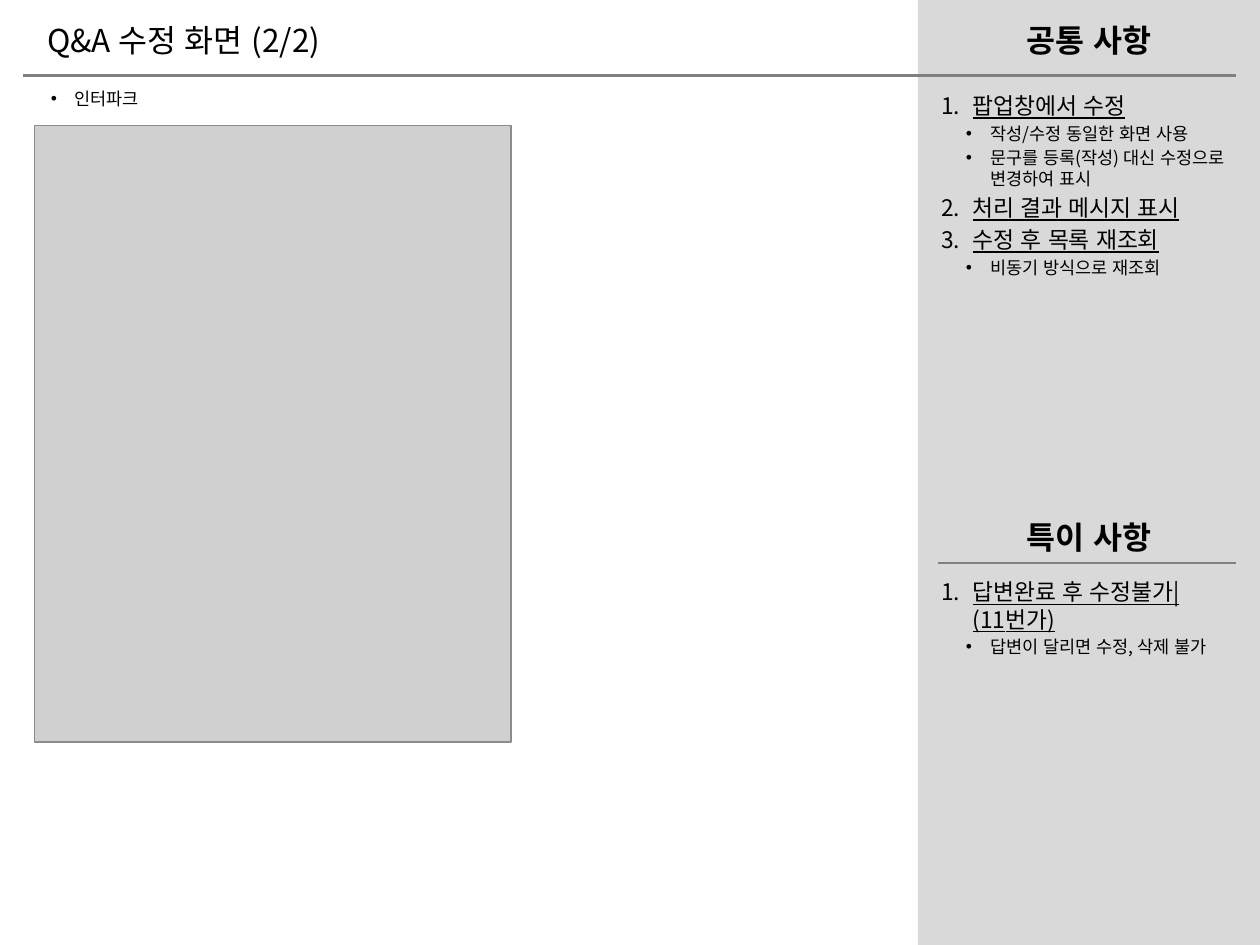
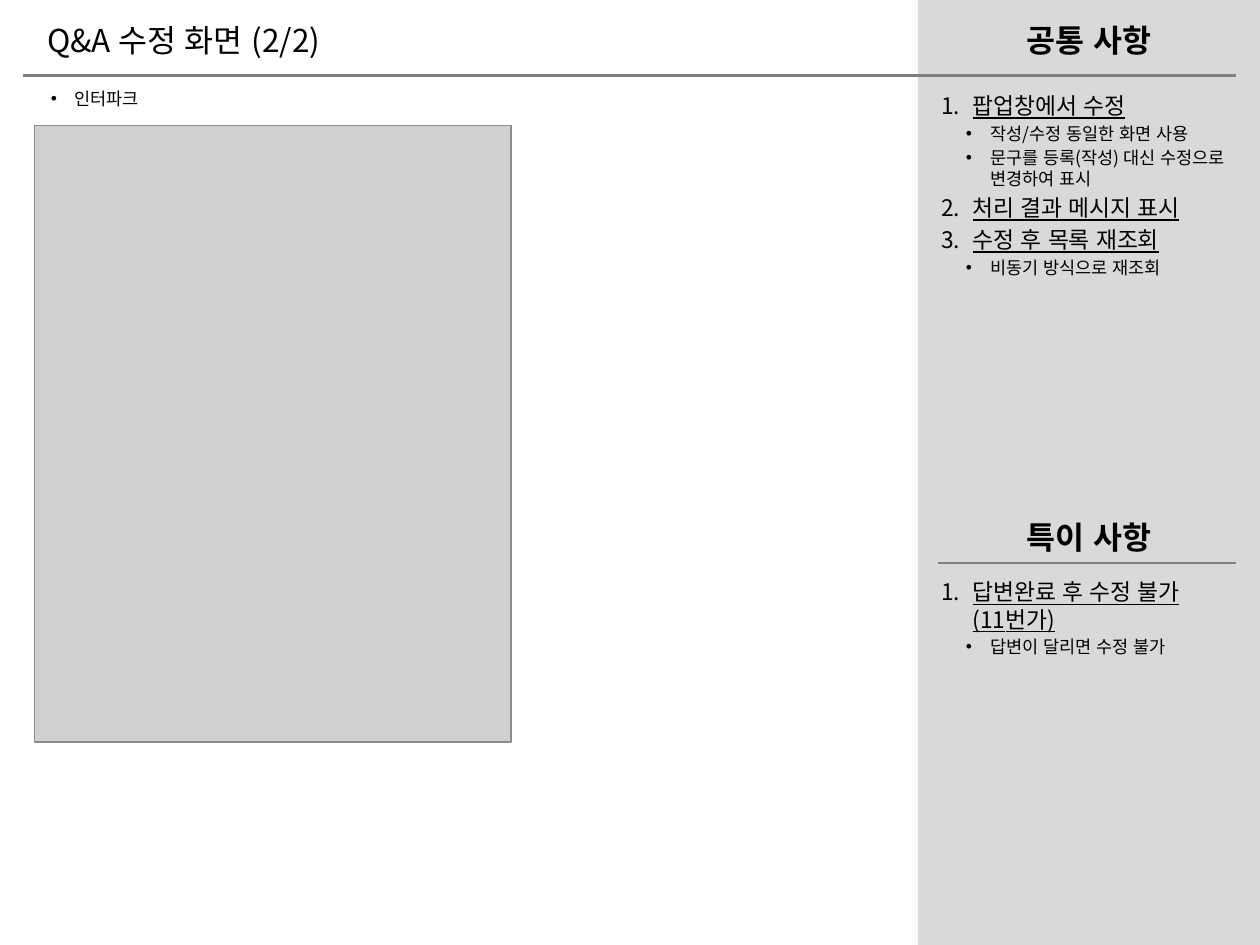
Before and after one commit to catveloper365/project_qnaboard, a slide deck: slide 11 of deliverables/오픈마켓QnA게시판분석/오픈마켓QnA게시판분석_사용자.pptx. Drawn at 1260x945 pixels with LibreOffice and Linux fonts; fonts in the diff are those of the drawing; grey boxes stand for pictures. Boxes give left, top, right and bottom in pixels: in the first picture for what was removed or moved away, otherwise in the second. Text is boxed around its words. In the diff, an @@ line names an element or a change of style, - is before the commit and + after.

```diff
--- a/deliverables/오픈마켓QnA게시판분석/오픈마켓QnA게시판분석_사용자.pptx
+++ b/deliverables/오픈마켓QnA게시판분석/오픈마켓QnA게시판분석_사용자.pptx
@@ text at <box>973,581,1180,655</box>: text changed @@
-1. 답변완료 후 수정불가|
-   (11번가)
-  • 답변이 달리면 수정, 삭제 불가
+1. 답변완료 후 수정 불가
+   (11번가)
+  • 답변이 달리면 수정 불가
```
Also in this commit, not shown: 10 other slides changed, 1 other file.
